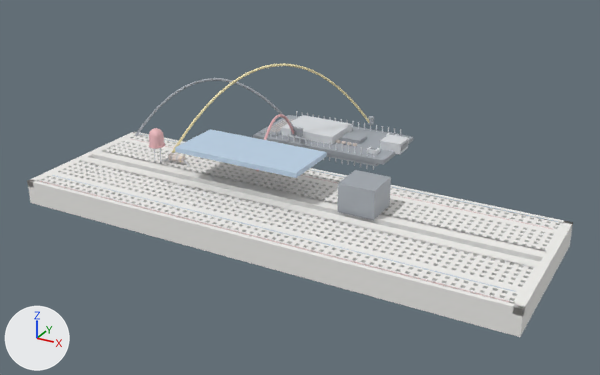
Renders of the glTF model mcp-server/physical_studio/bench/ready/distance-alarm/step-10.glb from each side of a commit.
Rendered twice from a 50 mm camera at (0.1186, -0.206, 0.1165) aimed at (-0.0056, 0.0198, 0.0037). Arrows for +X, +Y and +Z are at lower left; the lights stay in place. The first picture is the older version. Where no turn or scale is listed for an object, it has been applied to the vertices. Vertices at exactly the same position are counted once.

The older version as bpy lines, for what is in view:
```python
me_breadboard__mesh = bpy.data.meshes.new('breadboard__mesh')
me_breadboard__mesh.from_pydata(...)  # 8308 vertices, 16044 faces; spans x -0.083..0.083, y -0.028..0.028, z 0.0..0.008
me_breadboard__mesh.materials.append(mat_defaultmaterial)
me_sensor__mesh = bpy.data.meshes.new('sensor__mesh')
me_sensor__mesh.from_pydata(...)  # a box spanning x -0.039..0.006, y -0.0036..0.0164, z 0.0182..0.0198
me_sensor__mesh.materials.append(mat_defaultmaterial_004)
me_uno__mesh = bpy.data.meshes.new('uno__mesh')
me_uno__mesh.from_pydata(...)  # 708 vertices, 1176 faces; spans x -0.0435..0.0137, y 0.051..0.079, z 0.0008..0.009
me_uno__mesh.materials.append(mat_defaultmaterial_001)
me_wire_led_signal__mesh = bpy.data.meshes.new('wire_led_signal__mesh')
me_wire_led_signal__mesh.from_pydata(...)  # 1009 vertices, 1932 faces; spans x -0.0563..-0.0049, y 0.0161..0.0784, z 0.0077..0.0366
me_wire_led_signal__mesh.materials.append(mat_defaultmaterial_007)
ob_breadboard__mesh = bpy.data.objects.new('breadboard__mesh', me_breadboard__mesh)
ob_breadboard__mesh.location = (0.0, 0.0, 0.0)
ob_sensor__mesh = bpy.data.objects.new('sensor__mesh', me_sensor__mesh)
ob_sensor__mesh.location = (0.0, 0.0, 0.0)
ob_uno__mesh = bpy.data.objects.new('uno__mesh', me_uno__mesh)
ob_uno__mesh.location = (0.0, 0.0, 0.0)
ob_wire_led_signal__mesh = bpy.data.objects.new('wire_led_signal__mesh', me_wire_led_signal__mesh)
ob_wire_led_signal__mesh.location = (0.0, 0.0, 0.0)
# also in view: 'wire_ground__mesh' at (-0.0509, 0.0385, 0.0192); 'buzzer__mesh' at (0.0241, 0.0064, 0.0128)
```
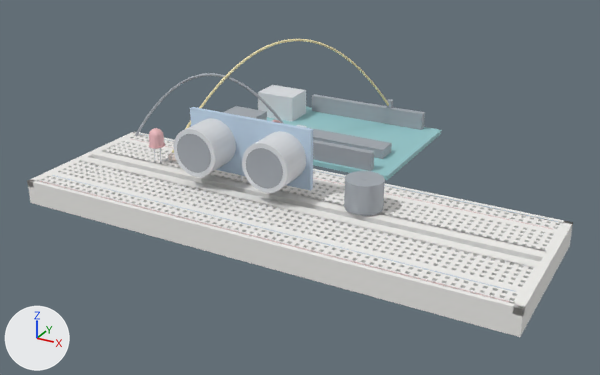
What differs and where, as boxes [x1, y1, x2, y2] in the pictures (600 x 375 px; the box of a moved part takes in the faces that stretch with it):
'uno__mesh', reshaped (36% wider, 60% taller)
    before: [253, 111, 413, 170]
    after: [223, 85, 441, 180]
'sensor__mesh', reshaped (8% narrower, 74% taller)
    before: [175, 129, 326, 178]
    after: [174, 107, 313, 193]
'wire_led_signal__mesh', reshaped (9% wider, 28% taller)
    before: [172, 64, 374, 153]
    after: [172, 39, 393, 153]
part 1 of me_uno__mesh, added (cyan)
    after: [267, 107, 441, 180]
part 2 of me_uno__mesh, added
    after: [258, 85, 306, 122]
part 3 of me_uno__mesh, added
    after: [223, 106, 267, 120]
part 4 of me_uno__mesh, added
    after: [310, 128, 392, 159]
part 5 of me_uno__mesh, added
    after: [313, 140, 374, 171]
part 6 of me_uno__mesh, added
    after: [312, 94, 425, 130]
part 7 of me_uno__mesh, deleted
    before: [253, 114, 413, 166]
part 9 of me_wire_led_signal__mesh, moved or reshaped
    before: [368, 116, 374, 125]
    after: [387, 99, 393, 108]
part 10 of me_wire_led_signal__mesh, moved or reshaped
    before: [172, 64, 369, 153]
    after: [172, 39, 389, 153]

What the commit changed:
me_uno__mesh is used by ob_uno__mesh; location (0.0, 0.0, 0.0).
me_uno__mesh had 708 vertices, 1176 faces and spanned x -0.0435..0.0137, y 0.051..0.079, z 0.0008..0.009.
me_uno__mesh now has 56 vertices, 84 faces and spans x -0.054..0.0183, y 0.0383..0.0917, z 0.0038..0.0158.
me_uno__mesh part 1: a new loose piece, a box spanning x -0.0503..0.0183, y 0.0383..0.0917, z 0.0042..0.0058, in mat_defaultmaterial_001.
me_uno__mesh part 2: a new loose piece, a box spanning x -0.054..-0.038, y 0.072..0.084, z 0.0048..0.0158, in mat_defaultmaterial_001.
me_uno__mesh part 3: a new loose piece, a box spanning x -0.052..-0.038, y 0.0435..0.0525, z 0.0048..0.0158, in mat_defaultmaterial_001.
me_uno__mesh part 4: a new loose piece, a box spanning x -0.0245..0.0105, y 0.052..0.06, z 0.0058..0.0093, in mat_defaultmaterial_001.
me_uno__mesh part 5: a new loose piece, a box spanning x -0.0375..0.0115, y 0.0397..0.0422, z 0.0038..0.0123, in mat_defaultmaterial_001.
me_uno__mesh part 6: a new loose piece, a box spanning x -0.0375..0.0115, y 0.0879..0.0904, z 0.0038..0.0123, in mat_defaultmaterial_001.
me_uno__mesh part 7: 302 vertices removed from x -0.0435..0.0137, y 0.051..0.079, z 0.0008..0.009.
Other edits to the shape of me_uno__mesh do not show in these pictures.
me_sensor__mesh is used by ob_sensor__mesh; location (0.0, 0.0, 0.0).
me_sensor__mesh had 8 vertices, 12 faces and spanned x -0.039..0.006, y -0.0036..0.0164, z 0.0182..0.0198.
me_sensor__mesh now has 334 vertices, 632 faces and spans x -0.039..0.006, y -0.0066..0.0081, z 0.008..0.0305.
me_sensor__mesh part 8: 8 vertices removed from x -0.039..0.006, y -0.0036..0.0164, z 0.0182..0.0198; 334 vertices added at x -0.039..0.006, y -0.0066..0.0081, z 0.008..0.0305.
me_wire_led_signal__mesh is used by ob_wire_led_signal__mesh; location (0.0, 0.0, 0.0).
me_wire_led_signal__mesh had 1009 vertices, 1932 faces and spanned x -0.0563..-0.0049, y 0.0161..0.0784, z 0.0077..0.0366.
me_wire_led_signal__mesh now has 1009 vertices, 1932 faces and spans x -0.0563..-0.0019, y 0.0161..0.09, z 0.0077..0.0445.
me_wire_led_signal__mesh part 9: the loose piece of 8 vertices spanning x -0.0067..-0.0049, y 0.0766..0.0784, z 0.0085..0.0115 is moved by (0.003, 0.0116, 0.004).
me_wire_led_signal__mesh part 10: 988 of 1009 vertices moved; they spanned x -0.0551..-0.0054, y 0.0176..0.0779, z 0.0082..0.0366 and now span x -0.055..-0.0024, y 0.0179..0.0895, z 0.0111..0.0445; mean shift (0.0015, 0.0059, 0.006); largest move (-0.0054, 0.0774, 0.0087) -> (-0.0024, 0.089, 0.0126).
